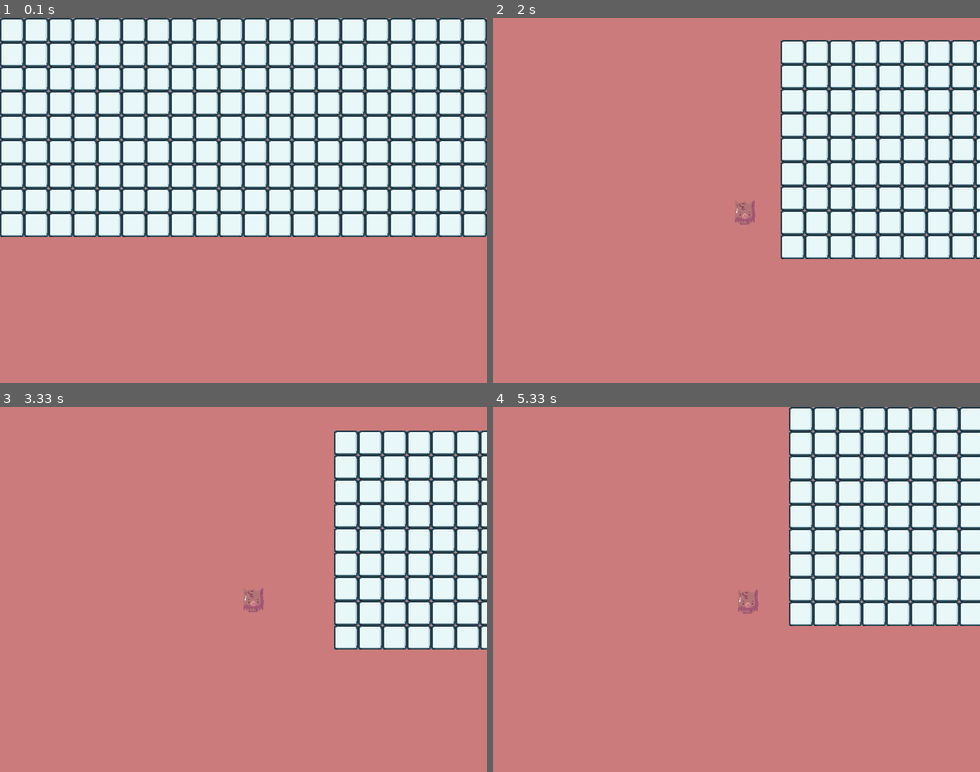
Above: before the commit, frames 1-4 (two rows, left to right).
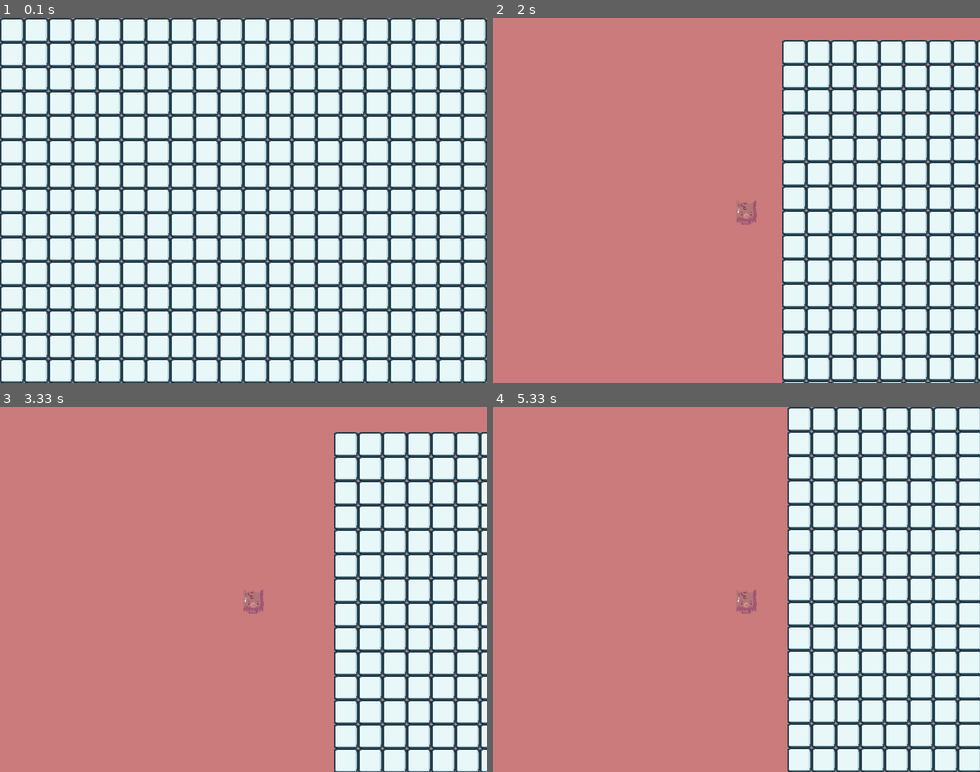
Above: after the commit, the same moments.

Repository: njtan142/py_game_practice
Game: pygame game, started from main.py
Same seed, same stepped clock (60 frames per second), same inputs: the game is played once before the commit and once after it.
Inputs:
- Up to frame 1 (0.1 s): no input
- Up to frame 2 (2 s): hold D 0.33-0.8 s; hold W 0.83-1.13 s; hold D 1.17-1.63 s; hold A from 1.67 s (still down)
- Up to frame 3 (3.33 s): release A at 2.2 s; hold S 2.23-2.53 s; hold A 2.57-2.97 s; hold W from 3 s (still down)
- Up to frame 4 (5.33 s): release W at 3.37 s; hold D 3.4-4.03 s; hold S 4.07-4.43 s; hold A 4.47-4.93 s; hold D from 4.97 s (still down)

The runs differ from the first frame. In frame 1, 40% of the frame differs, in the area x 0-100%, y 60-100%; in frame 2, 19%; in frame 3, 14%; in frame 4, 21%.

Commit message:
new idea

Diff:
--- a/camera.py
+++ b/camera.py
@@ -9,13 +9,14 @@
         if follow is None:
             follow = self.follow
         self.follow = follow
-        horizontal_difference = self.obj.x - self.follow.x
-        vertical_difference = self.obj.y - self.follow.y
-        x = horizontal_difference
-        y = vertical_difference
-        print(x, y)
+        x = self.obj.x - self.follow.x
+        y = self.obj.y - self.follow.y
         for obj in self.objects:
-            if 0 - obj.image.get_width() < obj.x < screen.get_width()\
+            obj.move(x, y, object_list)
+            if obj.visible:
+                obj.update(screen)
+            if 0 - obj.image.get_width() < obj.x < screen.get_width() \
                     and 0 - obj.image.get_height() < obj.y < screen.get_height():
-                obj.update(screen)
-            obj.move(x, y, object_list)
+                obj.visible = True
+            else:
+                obj.visible = False
--- a/main.py
+++ b/main.py
@@ -2,6 +2,7 @@
 from object import Object as Obj
 from camera import Camera as Cam
 from datetime import datetime as dt
+import asyncio
 
 
 # stand alone functions
@@ -33,7 +34,129 @@
     [1, 1, 1, 1, 1, 1, 1, 1, 1, 1, 1, 1, 1, 1, 1, 1, 1, 1, 1, 1],
     [1, 1, 1, 1, 1, 1, 1, 1, 1, 1, 1, 1, 1, 1, 1, 1, 1, 1, 1, 1],
     [1, 1, 1, 1, 1, 1, 1, 1, 1, 1, 1, 1, 1, 1, 1, 1, 1, 1, 1, 1],
-    [1, 1, 1, 1, 1, 1, 1, 1, 1, 1, 1, 1, 1, 1, 1, 1, 1, 1, 1, 1]]
+    [1, 1, 1, 1, 1, 1, 1, 1, 1, 1, 1, 1, 1, 1, 1, 1, 1, 1, 1, 1],
+    [1, 1, 1, 1, 1, 1, 1, 1, 1, 1, 1, 1, 1, 1, 1, 1, 1, 1, 1, 1],
+    [1, 1, 1, 1, 1, 1, 1, 1, 1, 1, 1, 1, 1, 1, 1, 1, 1, 1, 1, 1],
+    [1, 1, 1, 1, 1, 1, 1, 1, 1, 1, 1, 1, 1, 1, 1, 1, 1, 1, 1, 1],
+    [1, 1, 1, 1, 1, 1, 1, 1, 1, 1, 1, 1, 1, 1, 1, 1, 1, 1, 1, 1],
+    [1, 1, 1, 1, 1, 1, 1, 1, 1, 1, 1, 1, 1, 1, 1, 1, 1, 1, 1, 1],
+    [1, 1, 1, 1, 1, 1, 1, 1, 1, 1, 1, 1, 1, 1, 1, 1, 1, 1, 1, 1],
+    [1, 1, 1, 1, 1, 1, 1, 1, 1, 1, 1, 1, 1, 1, 1, 1, 1, 1, 1, 1],
+    [1, 1, 1, 1, 1, 1, 1, 1, 1, 1, 1, 1, 1, 1, 1, 1, 1, 1, 1, 1],
+    [1, 1, 1, 1, 1, 1, 1, 1, 1, 1, 1, 1, 1, 1, 1, 1, 1, 1, 1, 1],
+    [1, 1, 1, 1, 1, 1, 1, 1, 1, 1, 1, 1, 1, 1, 1, 1, 1, 1, 1, 1],
+    [1, 1, 1, 1, 1, 1, 1, 1, 1, 1, 1, 1, 1, 1, 1, 1, 1, 1, 1, 1],
+    [1, 1, 1, 1, 1, 1, 1, 1, 1, 1, 1, 1, 1, 1, 1, 1, 1, 1, 1, 1],
+    [1, 1, 1, 1, 1, 1, 1, 1, 1, 1, 1, 1, 1, 1, 1, 1, 1, 1, 1, 1],
+    [1, 1, 1, 1, 1, 1, 1, 1, 1, 1, 1, 1, 1, 1, 1, 1, 1, 1, 1, 1],
+    [1, 1, 1, 1, 1, 1, 1, 1, 1, 1, 1, 1, 1, 1, 1, 1, 1, 1, 1, 1],
+    [1, 1, 1, 1, 1, 1, 1, 1, 1, 1, 1, 1, 1, 1, 1, 1, 1, 1, 1, 1],
+    [1, 1, 1, 1, 1, 1, 1, 1, 1, 1, 1, 1, 1, 1, 1, 1, 1, 1, 1, 1],
+    [1, 1, 1, 1, 1, 1, 1, 1, 1, 1, 1, 1, 1, 1, 1, 1, 1, 1, 1, 1],
+    [1, 1, 1, 1, 1, 1, 1, 1, 1, 1, 1, 1, 1, 1, 1, 1, 1, 1, 1, 1],
+    [1, 1, 1, 1, 1, 1, 1, 1, 1, 1, 1, 1, 1, 1, 1, 1, 1, 1, 1, 1],
+    [1, 1, 1, 1, 1, 1, 1, 1, 1, 1, 1, 1, 1, 1, 1, 1, 1, 1, 1, 1],
+    [1, 1, 1, 1, 1, 1, 1, 1, 1, 1, 1, 1, 1, 1, 1, 1, 1, 1, 1, 1],
+    [1, 1, 1, 1, 1, 1, 1, 1, 1, 1, 1, 1, 1, 1, 1, 1, 1, 1, 1, 1],
+    [1, 1, 1, 1, 1, 1, 1, 1, 1, 1, 1, 1, 1, 1, 1, 1, 1, 1, 1, 1],
+    [1, 1, 1, 1, 1, 1, 1, 1, 1, 1, 1, 1, 1, 1, 1, 1, 1, 1, 1, 1],
+    [1, 1, 1, 1, 1, 1, 1, 1, 1, 1, 1, 1, 1, 1, 1, 1, 1, 1, 1, 1],
+    [1, 1, 1, 1, 1, 1, 1, 1, 1, 1, 1, 1, 1, 1, 1, 1, 1, 1, 1, 1],
+    [1, 1, 1, 1, 1, 1, 1, 1, 1, 1, 1, 1, 1, 1, 1, 1, 1, 1, 1, 1],
+    [1, 1, 1, 1, 1, 1, 1, 1, 1, 1, 1, 1, 1, 1, 1, 1, 1, 1, 1, 1],
+    [1, 1, 1, 1, 1, 1, 1, 1, 1, 1, 1, 1, 1, 1, 1, 1, 1, 1, 1, 1],
+    [1, 1, 1, 1, 1, 1, 1, 1, 1, 1, 1, 1, 1, 1, 1, 1, 1, 1, 1, 1],
+    [1, 1, 1, 1, 1, 1, 1, 1, 1, 1, 1, 1, 1, 1, 1, 1, 1, 1, 1, 1],
+    [1, 1, 1, 1, 1, 1, 1, 1, 1, 1, 1, 1, 1, 1, 1, 1, 1, 1, 1, 1],
+    [1, 1, 1, 1, 1, 1, 1, 1, 1, 1, 1, 1, 1, 1, 1, 1, 1, 1, 1, 1],
+    [1, 1, 1, 1, 1, 1, 1, 1, 1, 1, 1, 1, 1, 1, 1, 1, 1, 1, 1, 1],
+    [1, 1, 1, 1, 1, 1, 1, 1, 1, 1, 1, 1, 1, 1, 1, 1, 1, 1, 1, 1],
+    [1, 1, 1, 1, 1, 1, 1, 1, 1, 1, 1, 1, 1, 1, 1, 1, 1, 1, 1, 1],
+    [1, 1, 1, 1, 1, 1, 1, 1, 1, 1, 1, 1, 1, 1, 1, 1, 1, 1, 1, 1],
+    [1, 1, 1, 1, 1, 1, 1, 1, 1, 1, 1, 1, 1, 1, 1, 1, 1, 1, 1, 1],
+    [1, 1, 1, 1, 1, 1, 1, 1, 1, 1, 1, 1, 1, 1, 1, 1, 1, 1, 1, 1],
+    [1, 1, 1, 1, 1, 1, 1, 1, 1, 1, 1, 1, 1, 1, 1, 1, 1, 1, 1, 1],
+    [1, 1, 1, 1, 1, 1, 1, 1, 1, 1, 1, 1, 1, 1, 1, 1, 1, 1, 1, 1],
+    [1, 1, 1, 1, 1, 1, 1, 1, 1, 1, 1, 1, 1, 1, 1, 1, 1, 1, 1, 1],
+    [1, 1, 1, 1, 1, 1, 1, 1, 1, 1, 1, 1, 1, 1, 1, 1, 1, 1, 1, 1],
+    [1, 1, 1, 1, 1, 1, 1, 1, 1, 1, 1, 1, 1, 1, 1, 1, 1, 1, 1, 1],
+    [1, 1, 1, 1, 1, 1, 1, 1, 1, 1, 1, 1, 1, 1, 1, 1, 1, 1, 1, 1],
+    [1, 1, 1, 1, 1, 1, 1, 1, 1, 1, 1, 1, 1, 1, 1, 1, 1, 1, 1, 1],
+    [1, 1, 1, 1, 1, 1, 1, 1, 1, 1, 1, 1, 1, 1, 1, 1, 1, 1, 1, 1],
+    [1, 1, 1, 1, 1, 1, 1, 1, 1, 1, 1, 1, 1, 1, 1, 1, 1, 1, 1, 1],
+    [1, 1, 1, 1, 1, 1, 1, 1, 1, 1, 1, 1, 1, 1, 1, 1, 1, 1, 1, 1],
+    [1, 1, 1, 1, 1, 1, 1, 1, 1, 1, 1, 1, 1, 1, 1, 1, 1, 1, 1, 1],
+    [1, 1, 1, 1, 1, 1, 1, 1, 1, 1, 1, 1, 1, 1, 1, 1, 1, 1, 1, 1],
+    [1, 1, 1, 1, 1, 1, 1, 1, 1, 1, 1, 1, 1, 1, 1, 1, 1, 1, 1, 1],
+    [1, 1, 1, 1, 1, 1, 1, 1, 1, 1, 1, 1, 1, 1, 1, 1, 1, 1, 1, 1],
+    [1, 1, 1, 1, 1, 1, 1, 1, 1, 1, 1, 1, 1, 1, 1, 1, 1, 1, 1, 1],
+    [1, 1, 1, 1, 1, 1, 1, 1, 1, 1, 1, 1, 1, 1, 1, 1, 1, 1, 1, 1],
+    [1, 1, 1, 1, 1, 1, 1, 1, 1, 1, 1, 1, 1, 1, 1, 1, 1, 1, 1, 1],
+    [1, 1, 1, 1, 1, 1, 1, 1, 1, 1, 1, 1, 1, 1, 1, 1, 1, 1, 1, 1],
+    [1, 1, 1, 1, 1, 1, 1, 1, 1, 1, 1, 1, 1, 1, 1, 1, 1, 1, 1, 1],
+    [1, 1, 1, 1, 1, 1, 1, 1, 1, 1, 1, 1, 1, 1, 1, 1, 1, 1, 1, 1],
+    [1, 1, 1, 1, 1, 1, 1, 1, 1, 1, 1, 1, 1, 1, 1, 1, 1, 1, 1, 1],
+    [1, 1, 1, 1, 1, 1, 1, 1, 1, 1, 1, 1, 1, 1, 1, 1, 1, 1, 1, 1],
+    [1, 1, 1, 1, 1, 1, 1, 1, 1, 1, 1, 1, 1, 1, 1, 1, 1, 1, 1, 1],
+    [1, 1, 1, 1, 1, 1, 1, 1, 1, 1, 1, 1, 1, 1, 1, 1, 1, 1, 1, 1],
+    [1, 1, 1, 1, 1, 1, 1, 1, 1, 1, 1, 1, 1, 1, 1, 1, 1, 1, 1, 1],
+    [1, 1, 1, 1, 1, 1, 1, 1, 1, 1, 1, 1, 1, 1, 1, 1, 1, 1, 1, 1],
+    [1, 1, 1, 1, 1, 1, 1, 1, 1, 1, 1, 1, 1, 1, 1, 1, 1, 1, 1, 1],
+    [1, 1, 1, 1, 1, 1, 1, 1, 1, 1, 1, 1, 1, 1, 1, 1, 1, 1, 1, 1],
+    [1, 1, 1, 1, 1, 1, 1, 1, 1, 1, 1, 1, 1, 1, 1, 1, 1, 1, 1, 1],
+    [1, 1, 1, 1, 1, 1, 1, 1, 1, 1, 1, 1, 1, 1, 1, 1, 1, 1, 1, 1],
+    [1, 1, 1, 1, 1, 1, 1, 1, 1, 1, 1, 1, 1, 1, 1, 1, 1, 1, 1, 1],
+    [1, 1, 1, 1, 1, 1, 1, 1, 1, 1, 1, 1, 1, 1, 1, 1, 1, 1, 1, 1],
+    [1, 1, 1, 1, 1, 1, 1, 1, 1, 1, 1, 1, 1, 1, 1, 1, 1, 1, 1, 1],
+    [1, 1, 1, 1, 1, 1, 1, 1, 1, 1, 1, 1, 1, 1, 1, 1, 1, 1, 1, 1],
+    [1, 1, 1, 1, 1, 1, 1, 1, 1, 1, 1, 1, 1, 1, 1, 1, 1, 1, 1, 1],
+    [1, 1, 1, 1, 1, 1, 1, 1, 1, 1, 1, 1, 1, 1, 1, 1, 1, 1, 1, 1],
+    [1, 1, 1, 1, 1, 1, 1, 1, 1, 1, 1, 1, 1, 1, 1, 1, 1, 1, 1, 1],
+    [1, 1, 1, 1, 1, 1, 1, 1, 1, 1, 1, 1, 1, 1, 1, 1, 1, 1, 1, 1],
+    [1, 1, 1, 1, 1, 1, 1, 1, 1, 1, 1, 1, 1, 1, 1, 1, 1, 1, 1, 1],
+    [1, 1, 1, 1, 1, 1, 1, 1, 1, 1, 1, 1, 1, 1, 1, 1, 1, 1, 1, 1],
+    [1, 1, 1, 1, 1, 1, 1, 1, 1, 1, 1, 1, 1, 1, 1, 1, 1, 1, 1, 1],
+    [1, 1, 1, 1, 1, 1, 1, 1, 1, 1, 1, 1, 1, 1, 1, 1, 1, 1, 1, 1],
+    [1, 1, 1, 1, 1, 1, 1, 1, 1, 1, 1, 1, 1, 1, 1, 1, 1, 1, 1, 1],
+    [1, 1, 1, 1, 1, 1, 1, 1, 1, 1, 1, 1, 1, 1, 1, 1, 1, 1, 1, 1],
+    [1, 1, 1, 1, 1, 1, 1, 1, 1, 1, 1, 1, 1, 1, 1, 1, 1, 1, 1, 1],
+    [1, 1, 1, 1, 1, 1, 1, 1, 1, 1, 1, 1, 1, 1, 1, 1, 1, 1, 1, 1],
+    [1, 1, 1, 1, 1, 1, 1, 1, 1, 1, 1, 1, 1, 1, 1, 1, 1, 1, 1, 1],
+    [1, 1, 1, 1, 1, 1, 1, 1, 1, 1, 1, 1, 1, 1, 1, 1, 1, 1, 1, 1],
+    [1, 1, 1, 1, 1, 1, 1, 1, 1, 1, 1, 1, 1, 1, 1, 1, 1, 1, 1, 1],
+    [1, 1, 1, 1, 1, 1, 1, 1, 1, 1, 1, 1, 1, 1, 1, 1, 1, 1, 1, 1],
+    [1, 1, 1, 1, 1, 1, 1, 1, 1, 1, 1, 1, 1, 1, 1, 1, 1, 1, 1, 1],
+    [1, 1, 1, 1, 1, 1, 1, 1, 1, 1, 1, 1, 1, 1, 1, 1, 1, 1, 1, 1],
+    [1, 1, 1, 1, 1, 1, 1, 1, 1, 1, 1, 1, 1, 1, 1, 1, 1, 1, 1, 1],
+    [1, 1, 1, 1, 1, 1, 1, 1, 1, 1, 1, 1, 1, 1, 1, 1, 1, 1, 1, 1],
+    [1, 1, 1, 1, 1, 1, 1, 1, 1, 1, 1, 1, 1, 1, 1, 1, 1, 1, 1, 1],
+    [1, 1, 1, 1, 1, 1, 1, 1, 1, 1, 1, 1, 1, 1, 1, 1, 1, 1, 1, 1],
+    [1, 1, 1, 1, 1, 1, 1, 1, 1, 1, 1, 1, 1, 1, 1, 1, 1, 1, 1, 1],
+    [1, 1, 1, 1, 1, 1, 1, 1, 1, 1, 1, 1, 1, 1, 1, 1, 1, 1, 1, 1],
+    [1, 1, 1, 1, 1, 1, 1, 1, 1, 1, 1, 1, 1, 1, 1, 1, 1, 1, 1, 1],
+    [1, 1, 1, 1, 1, 1, 1, 1, 1, 1, 1, 1, 1, 1, 1, 1, 1, 1, 1, 1],
+    [1, 1, 1, 1, 1, 1, 1, 1, 1, 1, 1, 1, 1, 1, 1, 1, 1, 1, 1, 1],
+    [1, 1, 1, 1, 1, 1, 1, 1, 1, 1, 1, 1, 1, 1, 1, 1, 1, 1, 1, 1],
+    [1, 1, 1, 1, 1, 1, 1, 1, 1, 1, 1, 1, 1, 1, 1, 1, 1, 1, 1, 1],
+    [1, 1, 1, 1, 1, 1, 1, 1, 1, 1, 1, 1, 1, 1, 1, 1, 1, 1, 1, 1],
+    [1, 1, 1, 1, 1, 1, 1, 1, 1, 1, 1, 1, 1, 1, 1, 1, 1, 1, 1, 1],
+    [1, 1, 1, 1, 1, 1, 1, 1, 1, 1, 1, 1, 1, 1, 1, 1, 1, 1, 1, 1],
+    [1, 1, 1, 1, 1, 1, 1, 1, 1, 1, 1, 1, 1, 1, 1, 1, 1, 1, 1, 1],
+    [1, 1, 1, 1, 1, 1, 1, 1, 1, 1, 1, 1, 1, 1, 1, 1, 1, 1, 1, 1],
+    [1, 1, 1, 1, 1, 1, 1, 1, 1, 1, 1, 1, 1, 1, 1, 1, 1, 1, 1, 1],
+    [1, 1, 1, 1, 1, 1, 1, 1, 1, 1, 1, 1, 1, 1, 1, 1, 1, 1, 1, 1],
+    [1, 1, 1, 1, 1, 1, 1, 1, 1, 1, 1, 1, 1, 1, 1, 1, 1, 1, 1, 1],
+    [1, 1, 1, 1, 1, 1, 1, 1, 1, 1, 1, 1, 1, 1, 1, 1, 1, 1, 1, 1],
+    [1, 1, 1, 1, 1, 1, 1, 1, 1, 1, 1, 1, 1, 1, 1, 1, 1, 1, 1, 1],
+    [1, 1, 1, 1, 1, 1, 1, 1, 1, 1, 1, 1, 1, 1, 1, 1, 1, 1, 1, 1],
+    [1, 1, 1, 1, 1, 1, 1, 1, 1, 1, 1, 1, 1, 1, 1, 1, 1, 1, 1, 1],
+    [1, 1, 1, 1, 1, 1, 1, 1, 1, 1, 1, 1, 1, 1, 1, 1, 1, 1, 1, 1],
+    [1, 1, 1, 1, 1, 1, 1, 1, 1, 1, 1, 1, 1, 1, 1, 1, 1, 1, 1, 1],
+    [1, 1, 1, 1, 1, 1, 1, 1, 1, 1, 1, 1, 1, 1, 1, 1, 1, 1, 1, 1],
+    [1, 1, 1, 1, 1, 1, 1, 1, 1, 1, 1, 1, 1, 1, 1, 1, 1, 1, 1, 1],
+    [1, 1, 1, 1, 1, 1, 1, 1, 1, 1, 1, 1, 1, 1, 1, 1, 1, 1, 1, 1],
+    [1, 1, 1, 1, 1, 1, 1, 1, 1, 1, 1, 1, 1, 1, 1, 1, 1, 1, 1, 1]
+]
 
 
 def tile_map(tile_map_array, image):
@@ -87,7 +210,10 @@
     # background
     screen.fill((203, 123, 123))
     # player update
-    player.move(horizontal * 100 * time_delta, vertical * 100 * time_delta, object_list)
+
+    (player.move(horizontal * 100 * time_delta, vertical * 100 * time_delta, object_list))
+    # camera update
+    (camera.update(object_list, screen))
 
     # fps and time management
     last_time_dt = dt.now()
@@ -97,8 +223,7 @@
     current_time_dt = dt.now()
     current_time_ts = dt.timestamp(current_time_dt)
 
-    # camera update
-    camera.update(object_list, screen)
+
 
     # screen update
     pygame.display.update()
--- a/object.py
+++ b/object.py
@@ -1,13 +1,15 @@
 import pygame
+import math
 
 
 class Object:
 
-    def __init__(self, x, y, image, centered=True, is_player=False):
+    def __init__(self, x, y, image, centered=False, is_player=False):
         self.is_player = is_player
         self.image = image
         self.float_x = 0
         self.float_y = 0
+        self.visible = False
         if image is None:
             self.x = x
             self.y = y
@@ -21,7 +23,7 @@
             self.y = y - image.get_height() / 2
             self.rect = pygame.rect.Rect(self.x, self.y, image.get_width(), image.get_height())
 
-    def update(self, screen):
+    def update(self, screen, loop=1):
         screen.blit(self.image, (self.x, self.y))
 
     def move(self, x, y, walls):
@@ -44,31 +46,33 @@
             self.float_y -= -1
             y -= 1
 
-        if x != 0:
+        if math.fabs(x) >= 1:
             self.move_single_axis(x, 0, walls)
-        if y != 0:
+        if math.fabs(y) >= 1:
             self.move_single_axis(0, y, walls)
 
     def move_single_axis(self, dx, dy, walls):
         self.x += dx
         self.y += dy
         # Move the rect
-        self.rect.x = int(self.x)
-        self.rect.y = int(self.y)
+        if self.visible:
+            self.rect.x = int(self.x)
+            self.rect.y = int(self.y)
 
         # If you collide with a wall, move out based on velocity
         if self.is_player:
-            for wall in walls:
-                if wall == self:
+            for obj in walls:
+                if obj == self:
                     continue
-                if self.rect.colliderect(wall.rect):
+                if self.rect.colliderect(obj.rect):
                     if dx > 0:  # Moving right; Hit the left side of the wall
-                        self.rect.right = wall.rect.left
+                        self.rect.right = obj.rect.left
                     if dx < 0:  # Moving left; Hit the right side of the wall
-                        self.rect.left = wall.rect.right
+                        self.rect.left = obj.rect.right
                     if dy > 0:  # Moving down; Hit the top side of the wall
-                        self.rect.bottom = wall.rect.top
+                        self.rect.bottom = obj.rect.top
                     if dy < 0:  # Moving up; Hit the bottom side of the wall
-                        self.rect.top = wall.rect.bottom
-                self.x = self.rect.x
-                self.y = self.rect.y
+                        self.rect.top = obj.rect.bottom
+                if self.visible:
+                    self.x = self.rect.x
+                    self.y = self.rect.y
